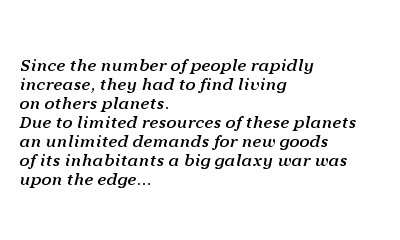
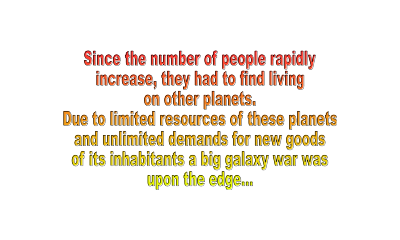
Comparing the layer stacks of the two 400px x 240px images. Changes:
hid "Since the number of people rap..." over 19, 59, 356, 188
showed "Vložená vrstva", painted on it over 63, 50, 337, 190
